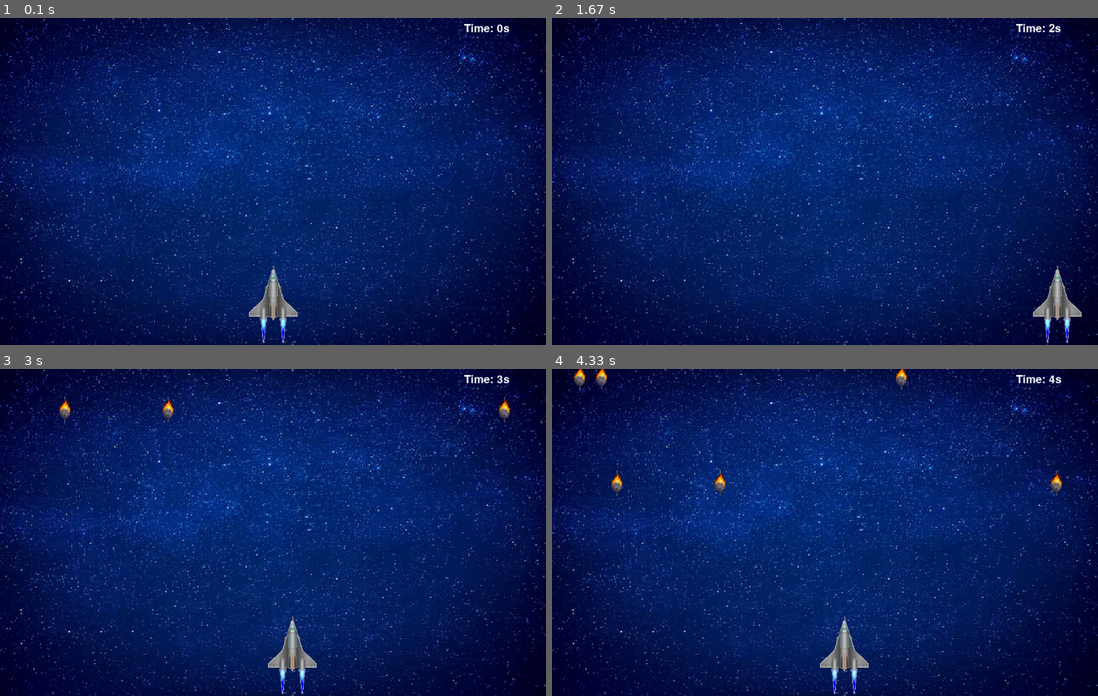
Above: before the commit, frames 1-4 (two rows, left to right).
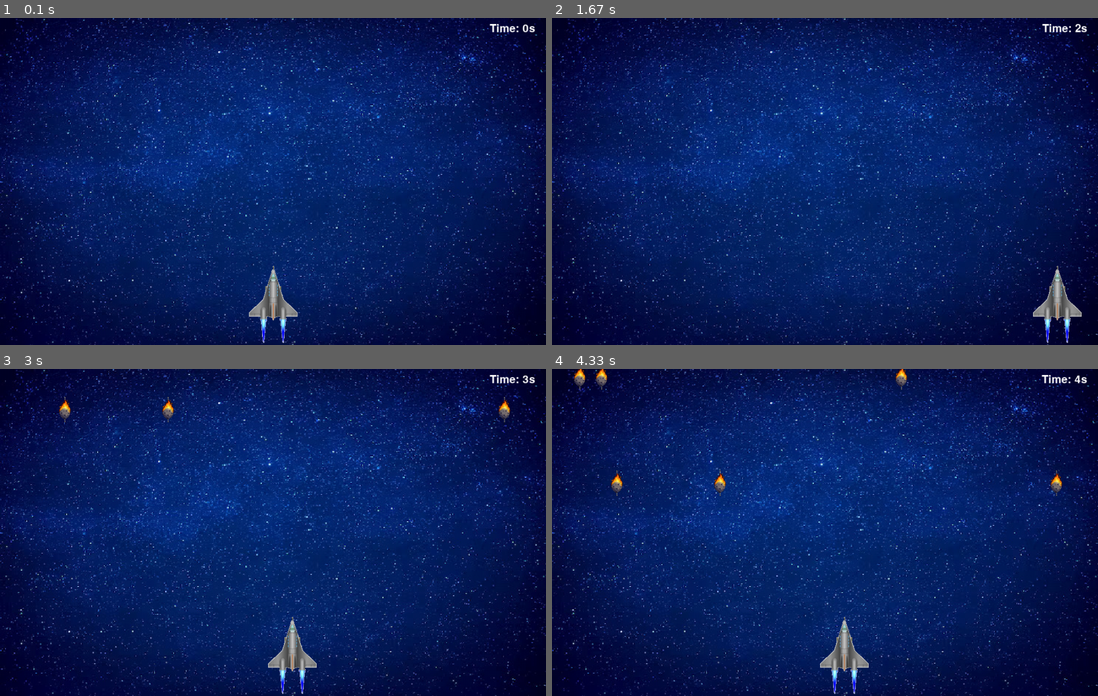
Above: after the commit, the same moments.

Repository: to-be-a-robot/Pygame
Game: pygame game, started from rocks_on_my_head/rocks_on_head.py
Two runs of this game, one before a commit and one after it. Both use one fixed random seed, a clock stepped at 60 frames per second and the inputs below.
Inputs:
- Up to frame 1 (0.1 s): no input
- Up to frame 2 (1.67 s): hold F11 0.33-0.8 s; hold Right 0.33-0.8 s; hold F 0.83-1.3 s; hold Right 0.83-1.3 s
- Up to frame 3 (3 s): hold Left 2.33-2.87 s; hold Left from 2.9 s (still down)
- Up to frame 4 (4.33 s): release Left at 3.3 s; hold Right 3.33-3.97 s; hold Left from 4 s (still down)

The runs differ from the first frame. In frame 1, 0.2% of the frame differs, in the area x 85-98%, y 1-5%; in frame 2, 0.2%; in frame 3, 0.2%; in frame 4, 0.2%.

Commit message:
Added Reset feature and Expand feature

Diff:
--- a/rocks_on_my_head/rocks_on_head.py
+++ b/rocks_on_my_head/rocks_on_head.py
@@ -15,29 +15,35 @@
     pixels = img.getdata() #return PIL object -ImagingCore
     new_pixels = [
         (r, g, b, 0) if abs(r - bg_r) <= tolerance and abs(g - bg_g) <= tolerance and abs(b - bg_b) <= tolerance else (r, g, b, a)
-        for (r, g, b, a) in pixels
-    ]
+        for (r, g, b, a) in pixels]
     img.putdata(new_pixels)
     return pygame.image.fromstring(img.tobytes(), img.size, 'RGBA').convert_alpha()
 
 
+#---------- WINDOW & BACKGROUND -----------
 # creating a window
-
 WIDTH, HEIGHT= 1000, 600 # the dimensions of the window in pixels
-WIN = pygame.display.set_mode((WIDTH, HEIGHT)) # creating the window
+WIN = pygame.display.set_mode((WIDTH, HEIGHT), pygame.RESIZABLE) # creating the window, RESIZABLE lets the player drag the corners to expand it
 
 #caption for the window - this will be the name at the top of the window
 pygame.display.set_caption(" Rocks on My Head")
 
 #setting a background image
-BG= pygame.transform.scale(pygame.image.load(os.path.join(IMAGES_DIR,'space_blue.jpg')), (WIDTH, HEIGHT))
-
+BG_ORIGINAL = pygame.image.load(os.path.join(IMAGES_DIR,'space_blue.jpg')).convert()  #keep the unscaled image so it can be rescaled cleanly for any window size
+BG= pygame.transform.scale(BG_ORIGINAL, (WIDTH, HEIGHT))
+
+FULLSCREEN = False
+WINDOWED_SIZE = (WIDTH, HEIGHT)  #remembers the windowed size so toggling fullscreen off can restore it
+
+#---------- PLAYER -----------
 #Player attributes
 PLAYER_WIDTH, PLAYER_HEIGHT= 150, 150
 PLAYER_VELOCITY= 30
 spacecraft = load_image_no_bg(os.path.join(IMAGES_DIR,'spacecraft.jpg'), (PLAYER_WIDTH, PLAYER_HEIGHT))
 spacecraft_mask = pygame.mask.from_surface(spacecraft)
 
+
+ #---------- PROJECTILES -----------
 #Projectile attributes
 PROJECTILE_WIDTH=  50
 PROJECTILE_HEIGHT= 50
@@ -49,12 +55,37 @@
 #setting a font for the timer
 FONT= pygame.font.SysFont("comicsans", 30) # setting the font
 
+#restart button attributes
+BUTTON_WIDTH, BUTTON_HEIGHT = 200, 60
+BUTTON_RECT = pygame.Rect(WIDTH//2 - BUTTON_WIDTH//2, HEIGHT//2 + 40, BUTTON_WIDTH, BUTTON_HEIGHT)
+
+
+def rescale(new_width, new_height):  #recomputes everything that depends on the window size so expanding the screen expands the whole game with it
+    global WIDTH, HEIGHT, BG, BUTTON_RECT
+    WIDTH, HEIGHT = new_width, new_height
+    BG = pygame.transform.scale(BG_ORIGINAL, (WIDTH, HEIGHT))
+    BUTTON_RECT = pygame.Rect(WIDTH//2 - BUTTON_WIDTH//2, HEIGHT//2 + 40, BUTTON_WIDTH, BUTTON_HEIGHT)
+
+
+def toggle_fullscreen():
+    global WIN, FULLSCREEN, WINDOWED_SIZE
+    FULLSCREEN = not FULLSCREEN
+    if FULLSCREEN:
+        WINDOWED_SIZE = (WIDTH, HEIGHT)  #remember the windowed size so we can restore it later
+        info = pygame.display.Info()
+        WIN = pygame.display.set_mode((info.current_w, info.current_h), pygame.FULLSCREEN)
+        rescale(info.current_w, info.current_h)
+    else:
+        WIN = pygame.display.set_mode(WINDOWED_SIZE, pygame.RESIZABLE)
+        rescale(*WINDOWED_SIZE)
+
+
 def draw(player, elapsed_time, projectiles):
 
     WIN.blit(BG, (0,0)) # background
 
     timer_text= FONT.render(f"Time: {round(elapsed_time)}s", 1, "white") #timer
-    WIN.blit(timer_text, (850,10))  # position of timer
+    WIN.blit(timer_text, (WIDTH - timer_text.get_width() - 20, 10))  # position of timer, relative to the current width
 
     WIN.blit(spacecraft, (player.x, player.y)) #spacecraft image at the player's position
 
@@ -64,7 +95,25 @@
     pygame.display.update()  #this updates the display to show the new frame
 
 
+GAME_OVER_DELAY = 2  # seconds to show "Game Over" before the reset button appears
+
+def draw_game_over(elapsed_time, show_button):
+
+    WIN.blit(BG, (0,0)) # background
+
+    lost_text= FONT.render(f" Game Over! Time survived: {round(elapsed_time)}s", 1, "white")  # player loses
+    WIN.blit(lost_text, (WIDTH//2 - lost_text.get_width()//2, HEIGHT//2 - lost_text.get_height()//2))
+
+    if show_button:
+        pygame.draw.rect(WIN, "orange", BUTTON_RECT, border_radius=8)
+        button_text = FONT.render("Restart", 1, "white")
+        WIN.blit(button_text, (BUTTON_RECT.centerx - button_text.get_width()//2, BUTTON_RECT.centery - button_text.get_height()//2))
+
+    pygame.display.update()
+
+
 def main():
+    global WIN
     run = True
 
     player =pygame.Rect(WIDTH//2 - PLAYER_WIDTH//2, HEIGHT - PLAYER_HEIGHT, PLAYER_WIDTH, PLAYER_HEIGHT) #spacecraft at the bottom middle
@@ -80,23 +129,56 @@
 
     projectiles=[] #this will be a list to hold the projectiles that are currently on the screen
 
-    hit= False
+    game_state= "playing"
+    game_over_time = None  # timestamp when the game ended, used to gate the reset button
 
 
     while run:
 
-        proj_count += clock.tick(20)  # limit the frame rate to 60 frames per second
-        elapsed_time = time.time() - start_time  # elapsed time since the start of the game
-
-        if proj_count >= proj_add_increment:  #if the proj_count is greater than  the proj_add_increment, we will add a new projectile to the game
-
-            for _ in range(3):
-                projectile_x= random.randint(0, WIDTH - PROJECTILE_WIDTH)  #random position for the new projectile
-                projectile= pygame.Rect(projectile_x, -PROJECTILE_HEIGHT, PROJECTILE_WIDTH, PROJECTILE_HEIGHT)  #new projectile
-                projectiles.append(projectile)
-
-            proj_add_increment = max(200, proj_add_increment - 50) #make the game more challenging over time
-            proj_count = 0
+
+        if game_state == "playing":
+            proj_count += clock.tick(20)  # limit the frame rate to 60 frames per second
+            elapsed_time = time.time() - start_time  # elapsed time since the start of the game
+
+            if proj_count >= proj_add_increment:  #if the proj_count is greater than  the proj_add_increment, we will add a new projectile to the game
+
+                for _ in range(3):
+                    projectile_x= random.randint(0, WIDTH - PROJECTILE_WIDTH)  #random position for the new projectile
+                    projectile= pygame.Rect(projectile_x, -PROJECTILE_HEIGHT, PROJECTILE_WIDTH, PROJECTILE_HEIGHT)  #new projectile
+                    projectiles.append(projectile)
+
+                proj_add_increment = max(400, proj_add_increment - 50) #make the game more challenging over time
+                proj_count = 0
+
+            #key presses
+            keys = pygame.key.get_pressed()  #this returns a list of all the keys that are currently being pressed
+
+            if keys[pygame.K_LEFT] and player.x - PLAYER_VELOCITY >= 0:
+                player.x -= PLAYER_VELOCITY
+            if keys[pygame.K_RIGHT]:
+                player.x = min(player.x + PLAYER_VELOCITY, WIDTH - player.width)
+
+            #update the position of the projectiles
+            for projectile in projectiles[:] :
+                projectile.y += PROJECTILE_VELOCITY  #move the projectile down the screen
+
+                if projectile.y > HEIGHT:  #projectile goes off the bottom of the screen gets removed
+                    projectiles.remove(projectile)
+
+                elif projectile.colliderect(player):  # if the boxes overlap at all
+                    offset = (projectile.x - player.x, projectile.y - player.y)
+                    if spacecraft_mask.overlap(asteroid_mask, offset):  #only counts as a hit if the visible pixels of both images actually overlap
+                        projectiles.remove(projectile)
+                        game_state = "game_over"
+                        game_over_time = time.time()
+                        break
+
+        show_button = False
+        if game_state == "playing":
+            draw(player, elapsed_time, projectiles)  #this will call the draw function to update the display with the background image
+        elif game_state == "game_over":  #if the player is hit by a projectile, we end the game
+            show_button = (time.time() - game_over_time) >= GAME_OVER_DELAY
+            draw_game_over(elapsed_time, show_button)
 
         for event in pygame.event.get():
             #if the user clicks the close button, we set run to False to exit the loop and quit the game.
@@ -104,39 +186,31 @@
                 run = False
                 break
 
-
-        #key presses
-        keys = pygame.key.get_pressed()  #this returns a list of all the keys that are currently being pressed
-
-        if keys[pygame.K_LEFT] and player.x - PLAYER_VELOCITY >= 0:
-            player.x -= PLAYER_VELOCITY
-        if keys[pygame.K_RIGHT]:
-            player.x = min(player.x + PLAYER_VELOCITY, WIDTH - player.width)
-
-
-        #update the position of the projectiles
-        for projectile in projectiles[:] :
-            projectile.y += PROJECTILE_VELOCITY  #move the projectile down the screen
-
-            if projectile.y > HEIGHT:  #projectile goes off the bottom of the screen gets removed
-                projectiles.remove(projectile)
-
-            elif projectile.colliderect(player):  # if the boxes overlap at all
-                offset = (projectile.x - player.x, projectile.y - player.y)
-                if spacecraft_mask.overlap(asteroid_mask, offset):  #only counts as a hit if the visible pixels of both images actually overlap
-                    projectiles.remove(projectile)
-                    hit= True
-                    break
-
-        if hit:  #if the player is hit by a projectile, we end the game
-            lost_text= FONT.render(f"You lost! Time survived: {round(elapsed_time)}s", 1, "maroon")  # player loses
-            WIN.blit(lost_text, (WIDTH//2 - lost_text.get_width()//2, HEIGHT//2 - lost_text.get_height()//2))
-            pygame.display.update()
-            pygame.time.delay(4000)
-            run = False  #this will exit the main game loop
-
-
-        draw(player,elapsed_time,projectiles)  #this will call the draw function to update the display with the background image
+            #F11 (or F, in case F11 is captured by the OS) toggles between windowed and fullscreen, expanding the whole game to fit
+            if event.type == pygame.KEYDOWN and event.key in (pygame.K_F11, pygame.K_f):
+                toggle_fullscreen()
+                player.x = min(player.x, WIDTH - player.width)
+                player.y = HEIGHT - PLAYER_HEIGHT
+
+            #dragging the window's corners resizes it while windowed; rescale everything to match
+            if event.type == pygame.VIDEORESIZE and not FULLSCREEN:
+                WIN = pygame.display.set_mode((event.w, event.h), pygame.RESIZABLE)
+                rescale(event.w, event.h)
+                player.x = min(player.x, WIDTH - player.width)
+                player.y = HEIGHT - PLAYER_HEIGHT
+
+            #while game over, the reset button (once it appears) is the only way to start a new game
+            if game_state == "game_over" and show_button:
+                if event.type == pygame.MOUSEBUTTONDOWN and BUTTON_RECT.collidepoint(event.pos):
+                    # reset everything
+                    player.x = WIDTH // 2 - player.width // 2   # or your original start position
+                    player.y = HEIGHT - PLAYER_HEIGHT
+                    projectiles = []
+                    proj_count = 0
+                    proj_add_increment = 2000  # whatever your original starting value was
+                    start_time = time.time()
+                    game_state = "playing"
+                    game_over_time = None
 
     pygame.quit()  #this will close the window and quit the game
 
